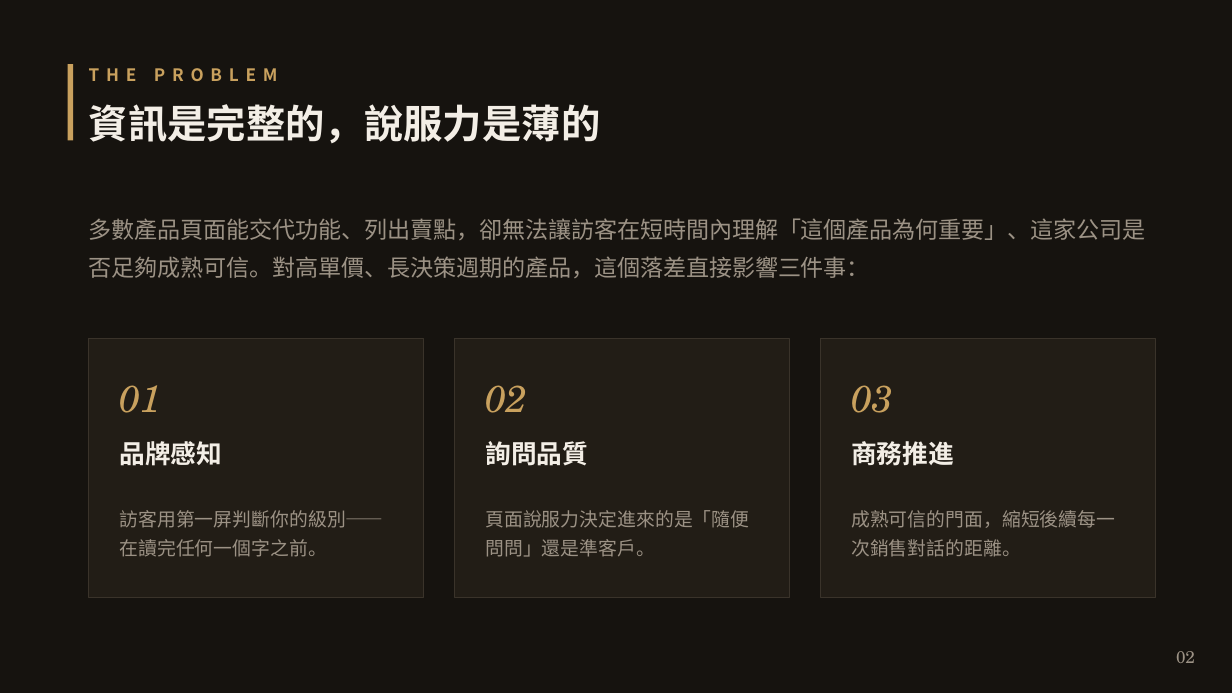
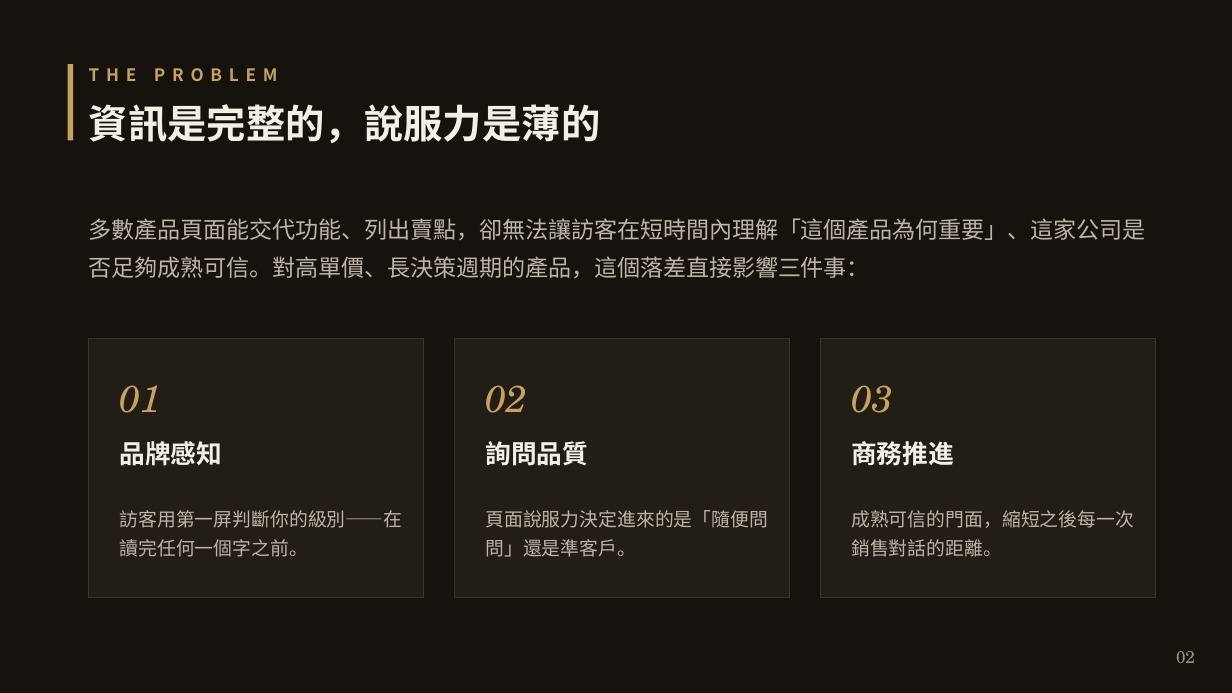
Before and after one commit to HarryFan/claude-mobile, a slide deck: slide 2 of brag-output/sales-kit/sales-kit-deck.pptx. Drawn at 1232x693 pixels with LibreOffice and Linux fonts; fonts in the diff are those of the drawing. Boxes give left, top, right and bottom in pixels: in the first picture for what was removed or moved away, otherwise in the second. Text is boxed around its words. In the diff, an @@ line names an element or a change of style, - is before the commit and + after.

Commit message:
docs(sales-kit): 更新銷售工具包簡報

```diff
--- a/brag-output/sales-kit/sales-kit-deck.pptx
+++ b/brag-output/sales-kit/sales-kit-deck.pptx
@@ text colour #9C9285 to #BDB4A6 in 3 elements at (89,218,1146,278), (119,510,402,557), (485,510,768,557) @@
@@ text at (851,510,1134,557): text changed; text colour #9C9285 to #BDB4A6 @@
-成熟可信的門面，縮短後續每一次銷售對話的距離。
+成熟可信的門面，縮短之後每一次銷售對話的距離。
```
Also in this commit, not shown: 9 other slides changed.
